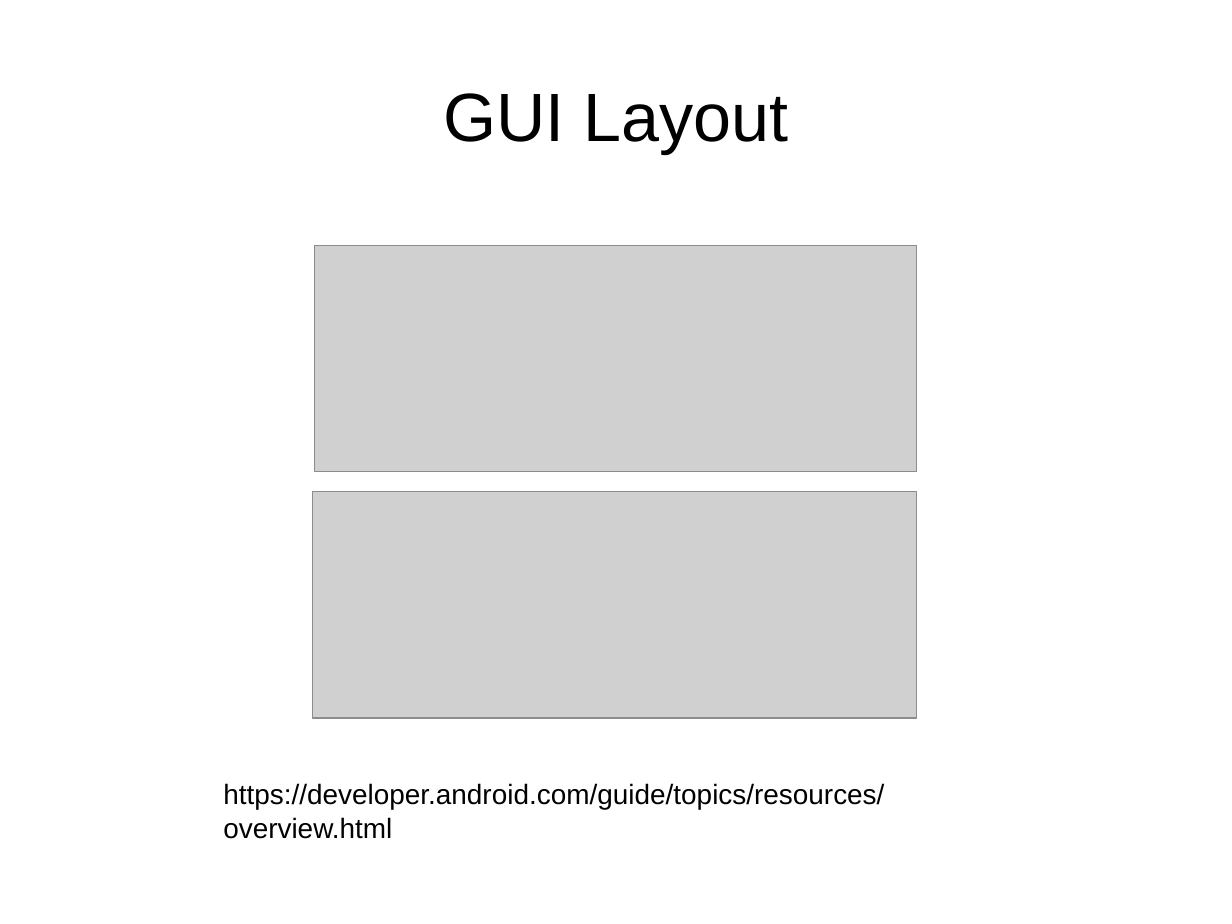
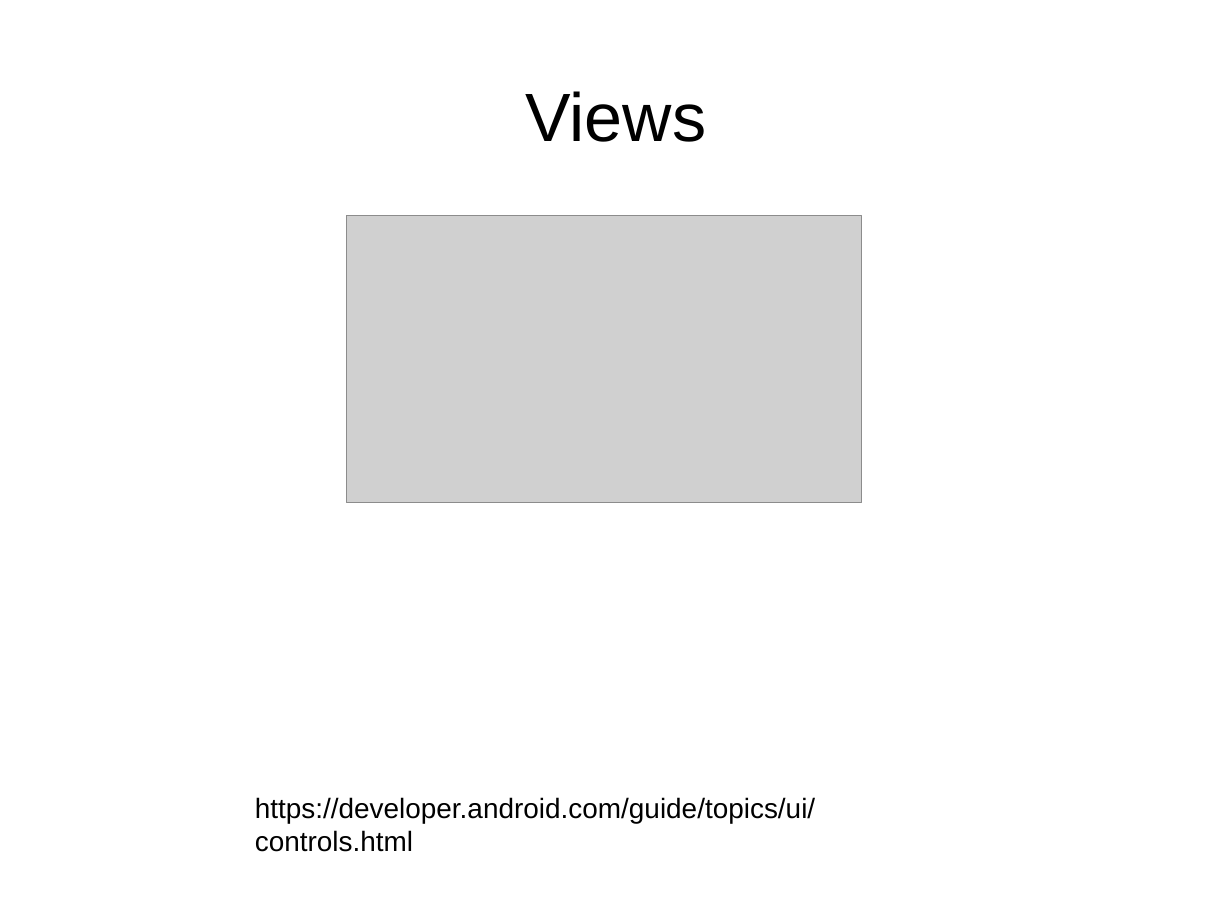
Before and after one commit to Bubblemelon/android-fall16-workshop, a slide deck: slide 8 of android.pptx (slide 7 before the commit). Drawn at 1232x924 pixels with LibreOffice and Linux fonts; fonts in the diff are those of the drawing; grey boxes stand for pictures. Boxes give left, top, right and bottom in pixels: in the first picture for what was removed or moved away, otherwise in the second. Text is boxed around its words. In the diff, an @@ line names an element or a change of style, - is before the commit and + after.

Commit message:
updated ppt

```diff
--- a/android.pptx
+++ b/android.pptx
@@ text at [525, 91, 706, 142]: text changed @@
-GUI Layout
+Views
@@ picture: place and size @@
-picture at [315, 246, 917, 472]
+picture at [347, 216, 862, 503]
@@ picture removed at [312, 492, 917, 719] @@
@@ text at [255, 797, 815, 852]: text changed @@
-https://developer.android.com/guide/topics/resources/overview.html
+https://developer.android.com/guide/topics/ui/controls.html
```
Also in this commit, not shown: 2 other slides changed, 3 slides added.
